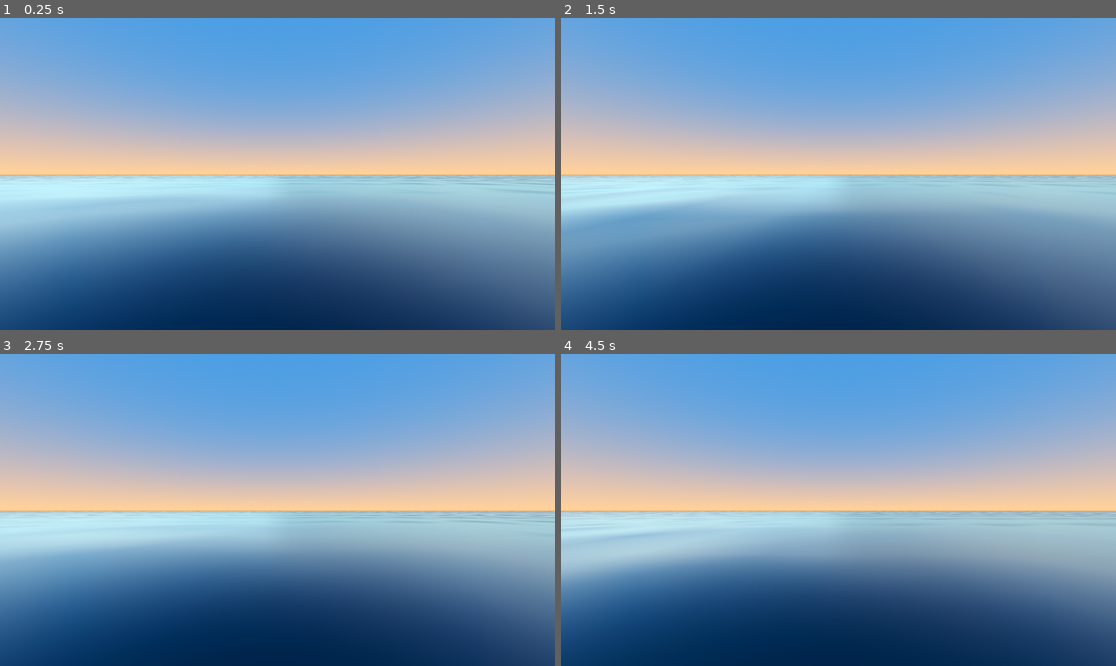
Above: before the commit, frames 1-4 (two rows, left to right).
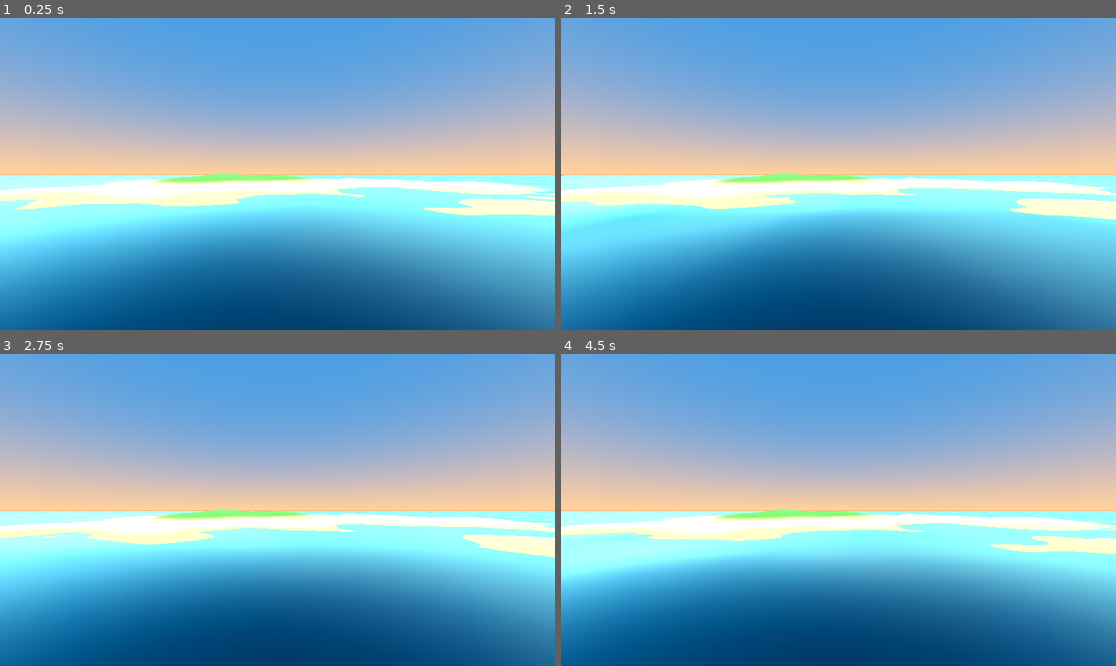
Above: after the commit, the same moments.

Repository: DeniLaFauci/Leonida
Game: Godot game, scene res://scenes/leonida_main.tscn
Two runs of this game, one before a commit and one after it. Both use one fixed random seed, a clock stepped at 60 frames per second and the inputs below.
Inputs:
- Up to frame 1 (0.25 s): no input
- Up to frame 2 (1.5 s): no input
- Up to frame 3 (2.75 s): no input
- Up to frame 4 (4.5 s): tap Enter at 3.5 s

The runs differ from the first frame. In frame 1, 49% of the frame differs, in the area x 0-100%, y 49-100%; in frame 2, 49%; in frame 3, 49%; in frame 4, 50%.

Commit message:
feat: sabbia sRGB e rilievo erboso

Diff:
--- a/scenes/leonida_main.tscn
+++ b/scenes/leonida_main.tscn
@@ -1,7 +1,8 @@
-[gd_scene load_steps=8 format=3]
+[gd_scene load_steps=9 format=3]
 
 [ext_resource type="Script" path="res://scripts/day_night_cycle.gd" id="1_sun"]
 [ext_resource type="Shader" path="res://shaders/leonida_water.gdshader" id="2_water"]
+[ext_resource type="Script" path="res://scripts/terrain_generator.gd" id="3_terrain"]
 
 [sub_resource type="ProceduralSkyMaterial" id="ProceduralSkyMaterial_1"]
 sky_top_color = Color(0.22, 0.48, 0.78, 1)
@@ -16,8 +17,10 @@
 sky = SubResource("Sky_1")
 tonemap_mode = 3
 fog_enabled = true
-fog_density = 0.0025
+fog_density = 0.0012
 fog_aerial_perspective = 1.0
+ambient_light_color = Color(0.95, 0.88, 0.78, 1)
+ambient_light_sky_contribution = 0.35
 
 [sub_resource type="ShaderMaterial" id="ShaderMaterial_1"]
 render_priority = 0
@@ -36,10 +39,14 @@
 
 [node name="SunLight" type="DirectionalLight3D" parent="."]
 script = ExtResource("1_sun")
-time_of_day = 16.5
+time_of_day = 15.0
 
 [node name="Camera3D" type="Camera3D" parent="."]
 transform = Transform3D(1, 0, 0, 0, 1, 0, 0, 0, 1, 0, 3, 0)
 
 [node name="WaterPlane" type="MeshInstance3D" parent="."]
 mesh = SubResource("PlaneMesh_1")
+
+[node name="TerrainMesh" type="MeshInstance3D" parent="."]
+transform = Transform3D(1, 0, 0, 0, 1, 0, 0, 0, 1, 0, 0, -75)
+script = ExtResource("3_terrain")
--- a/scripts/day_night_cycle.gd
+++ b/scripts/day_night_cycle.gd
@@ -1,11 +1,11 @@
 class_name DayNightCycle
 extends DirectionalLight3D
 
-@export_range(0.0, 24.0, 0.01) var time_of_day: float = 17.5
+@export_range(0.0, 24.0, 0.01) var time_of_day: float = 15.0
 @export var day_duration_seconds: float = 600.0
 @export var pause_cycle: bool = false
-@export var max_sun_energy: float = 2.2
-@export var azimuth_angle: float = 135.0
+@export var max_sun_energy: float = 3.0
+@export var azimuth_angle: float = 145.0
 
 var sun_color_gradient: Gradient
 
@@ -32,7 +32,7 @@
 	var normalized_height: float = clampf((sun_height + 0.15) / 1.15, 0.0, 1.0)
 
 	if sun_color_gradient: light_color = sun_color_gradient.sample(normalized_height)
-	light_energy = maxf(sun_height, 0.0) * max_sun_energy
+	light_energy = clampf(sun_height * max_sun_energy, 0.6, max_sun_energy) if sun_height > 0.0 else 0.0
 	visible = sun_height > -0.05
 
 	RenderingServer.global_shader_parameter_set("sun_direction", -global_transform.basis.z)
--- /dev/null
+++ b/scripts/terrain_generator.gd
@@ -0,0 +1,65 @@
+class_name TerrainGenerator
+extends MeshInstance3D
+
+@export var grid_size : int = 120
+@export var world_size : float = 160.0
+@export var max_height : float = 5.5
+@export var noise_seed : int = 42
+
+func _ready() -> void:
+	_generate_coast()
+
+func _generate_coast() -> void:
+	var noise := FastNoiseLite.new()
+	noise.seed = noise_seed
+	noise.noise_type = FastNoiseLite.TYPE_SIMPLEX_SMOOTH
+	noise.frequency = 0.018
+	noise.fractal_octaves = 4
+
+	var st := SurfaceTool.new()
+	st.begin(Mesh.PRIMITIVE_TRIANGLES)
+
+	var step : float = world_size / float(grid_size)
+	var half : float = world_size * 0.5
+
+	for z in range(grid_size):
+		for x in range(grid_size):
+			var p00 := _get_point(x, z, step, half, noise)
+			var p10 := _get_point(x + 1, z, step, half, noise)
+			var p01 := _get_point(x, z + 1, step, half, noise)
+			var p11 := _get_point(x + 1, z + 1, step, half, noise)
+
+			_add_triangle(st, p00, p10, p01)
+			_add_triangle(st, p10, p11, p01)
+
+	st.generate_normals()
+	mesh = st.commit()
+
+	var mat := StandardMaterial3D.new()
+	mat.vertex_color_use_as_albedo = true
+	mat.vertex_color_is_srgb = true
+	mat.roughness = 0.92
+	material_override = mat
+
+func _get_point(gx: int, gz: int, step: float, half: float, noise: FastNoiseLite) -> Vector3:
+	var wx : float = gx * step - half
+	var wz : float = gz * step - half
+	var dist : float = Vector2(wx, wz).length() / half
+	var island_mask : float = clampf(1.0 - pow(dist, 2.2), 0.0, 1.0)
+	var n : float = (noise.get_noise_2d(wx, wz) + 1.0) * 0.5
+	var y : float = (n * max_height * island_mask) - 1.4
+	return Vector3(wx, y, wz)
+
+func _add_triangle(st: SurfaceTool, a : Vector3, b : Vector3, c : Vector3) -> void:
+	for v: Vector3 in [a, b, c]:
+		st.set_color(_height_to_color(v.y))
+		st.add_vertex(v)
+
+func _height_to_color(y: float) -> Color:
+	var wet_sand := Color(0.55, 0.43, 0.28)
+	var dry_sand := Color(0.76, 0.65, 0.44)
+	var tropical_grass := Color(0.18, 0.38, 0.14)
+
+	if y < 0.20: return wet_sand
+	elif y < 0.75: return wet_sand.lerp(dry_sand, (y - 0.20) / 0.55)
+	else: return dry_sand.lerp(tropical_grass, clampf((y - 0.75) / 0.85, 0.0, 1.0))
